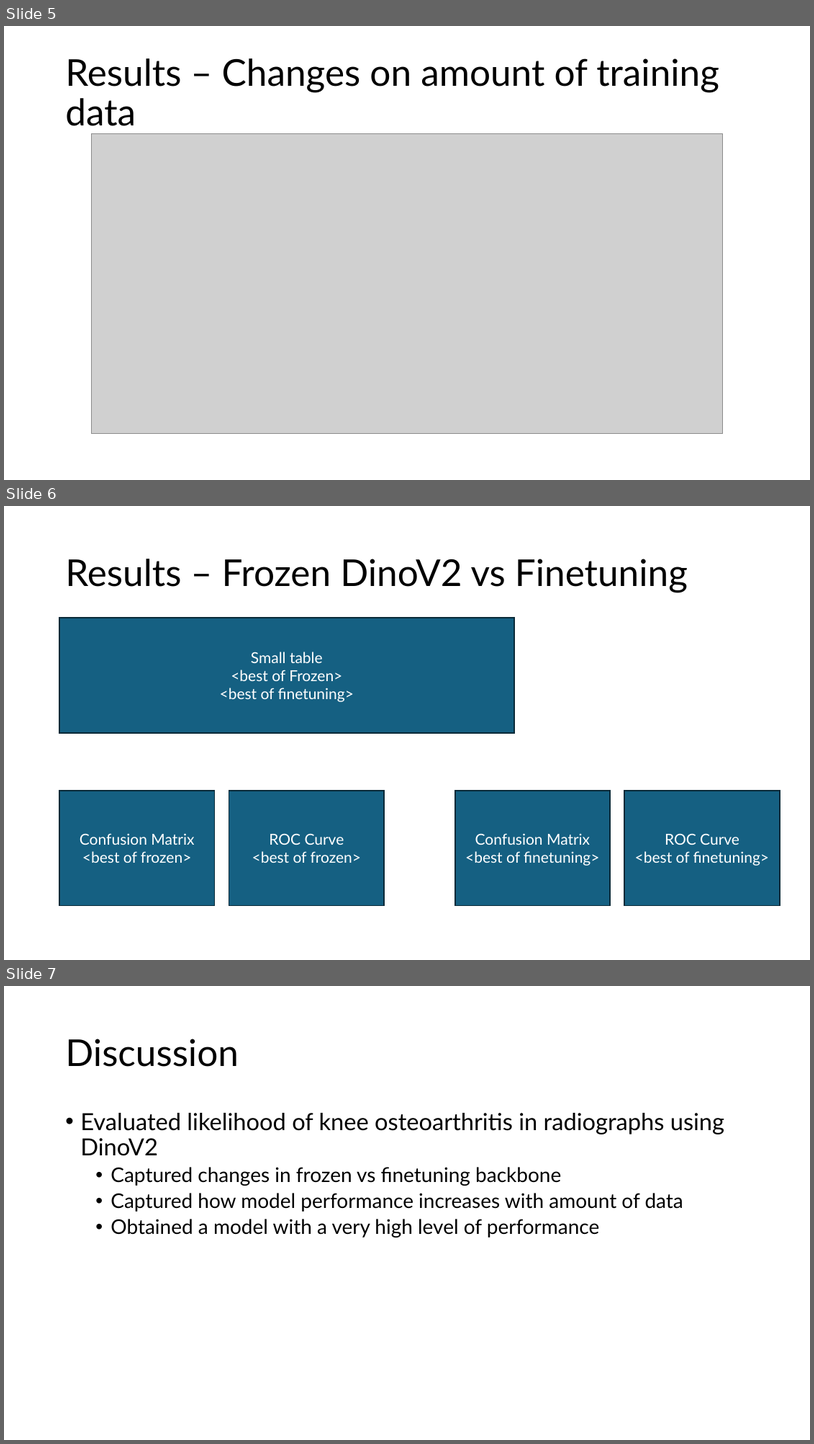
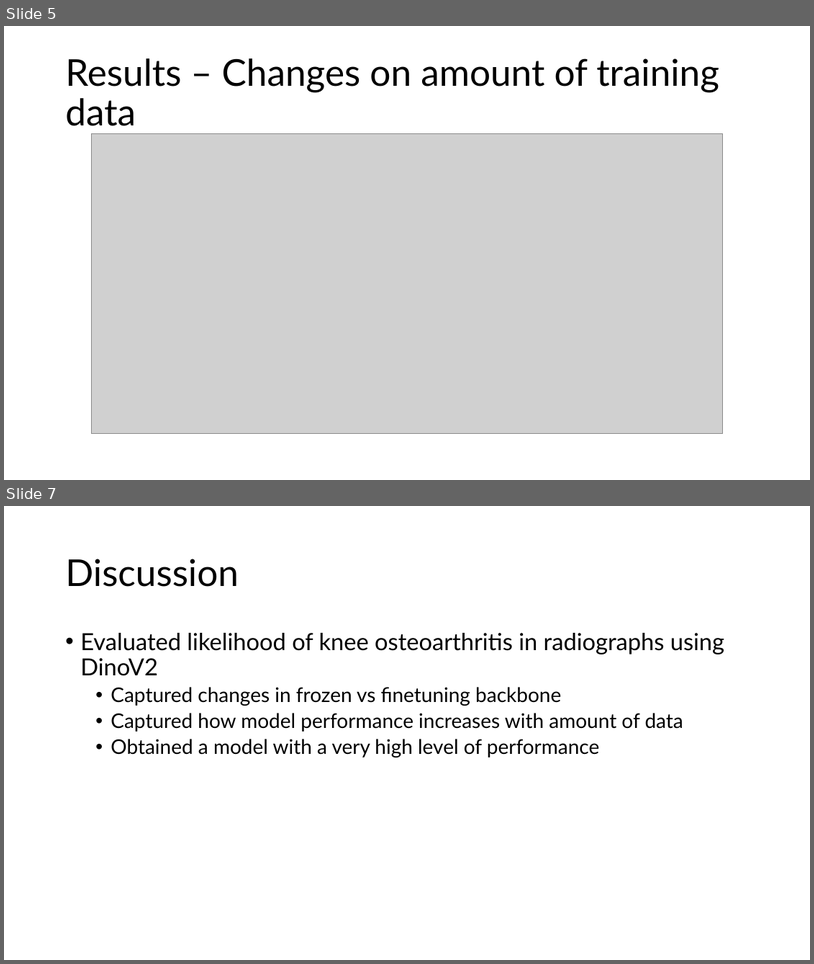
Before and after one commit to turtneck/HI2459-FinalProject-option1, a slide deck: HI2459_finalproject-option1-presentation_jeb382.pptx. Shown one above the other, each under a label of ours: slides 5, 6 and 7 before the commit, slides 5 and 7 after it; the slides between them are not shown. The pictures are 814x1444 and 814x964 pixels, drawn with LibreOffice and Linux fonts; fonts in the diff are those of the drawing; grey boxes stand for pictures. Boxes give left, top, right and bottom in pixels: in the first picture for what was removed or moved away, otherwise in the second. Text is boxed around its words. In the diff, an @@ line names an element or a change of style, - is before the commit and + after.

```diff
--- a/HI2459_finalproject-option1-presentation_jeb382.pptx
+++ b/HI2459_finalproject-option1-presentation_jeb382.pptx
@@ slide 6 removed at (4, 506, 810, 960), background #FFFFFF @@
@@ title removed at (65, 559, 688, 592) @@
-Results – Frozen DinoV2 vs Finetuning
@@ rectangle removed at (59, 618, 514, 733) @@
-Small table
-<best of Frozen>
-<best of finetuning>
@@ rectangle removed at (59, 790, 215, 906) @@
-Confusion Matrix
-<best of frozen>
@@ rectangle removed at (229, 790, 384, 906) @@
-ROC Curve
-<best of frozen>
@@ rectangle removed at (455, 790, 611, 906) @@
-Confusion Matrix
-<best of finetuning>
@@ rectangle removed at (625, 790, 781, 906) @@
-ROC Curve
-<best of finetuning>
```
Also in this commit, not shown: 1 slide added, 7 other files.
